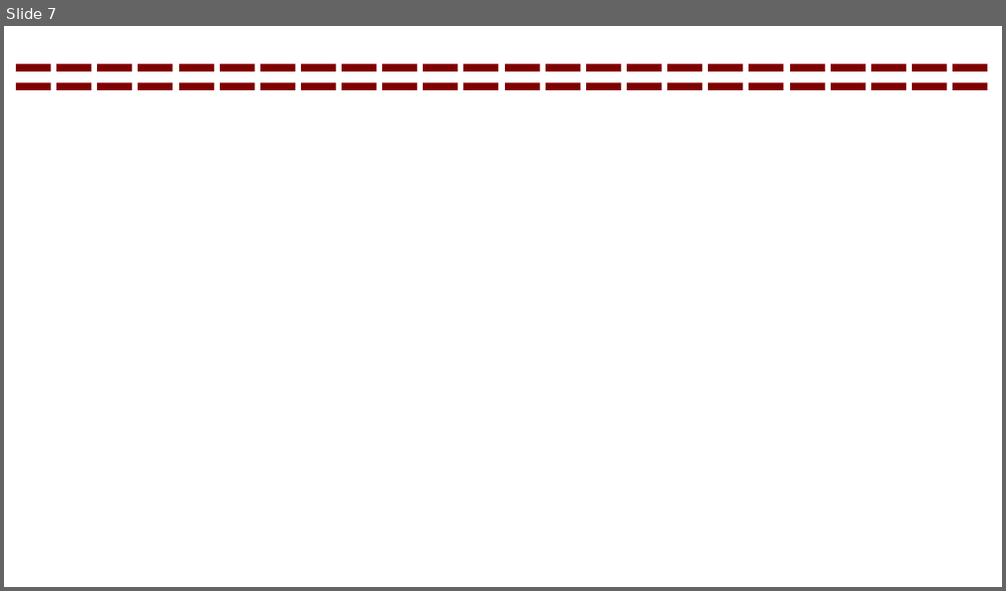
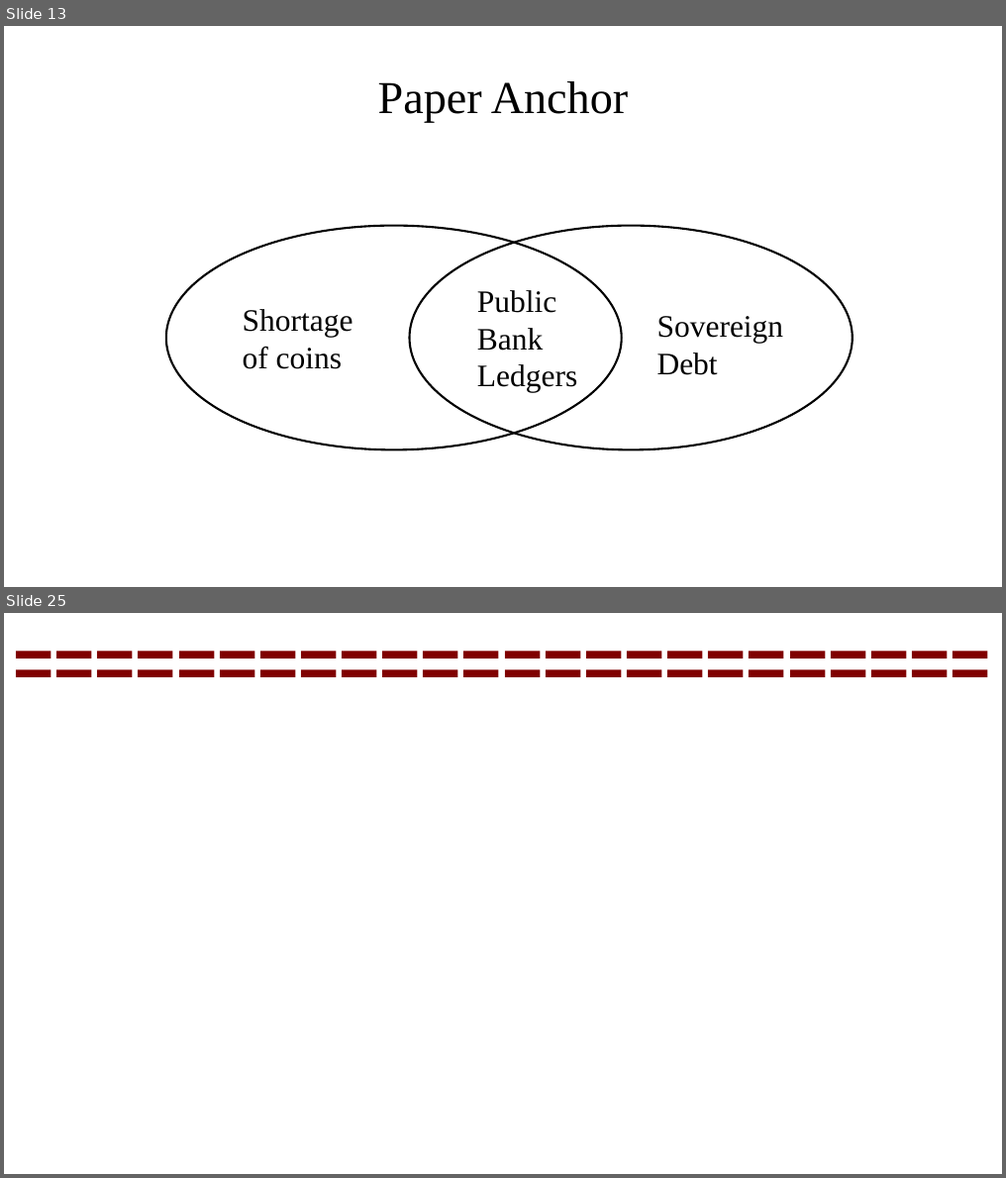
Before and after one commit to braddelong/public-files, a slide deck: future-of-fintech-conference-2020-10-19.pptx. Shown one above the other, each under a label of ours: slide 7 before the commit, slides 13 and 25 after it; the slides between them are not shown. The pictures are 1006x591 and 1006x1178 pixels, drawn with LibreOffice and Linux fonts; fonts in the diff are those of the drawing. Boxes give left, top, right and bottom in pixels: in the first picture for what was removed or moved away, otherwise in the second. Text is boxed around its words. In the diff, an @@ line names an element or a change of style, - is before the commit and + after.

```diff
--- a/future-of-fintech-conference-2020-10-19.pptx
+++ b/future-of-fintech-conference-2020-10-19.pptx
@@ slide 13 added at box(4, 26, 1002, 587), background #FFFFFF @@
@@ title added at box(378, 81, 628, 122), 88 pt, text #000000 @@
+Paper Anchor
@@ ellipse added at box(166, 225, 622, 450), outline #000000 4 pt @@
@@ ellipse added at box(409, 225, 851, 450), outline #000000 4 pt @@
@@ text added at box(477, 290, 577, 393), 60 pt, text #000000 @@
+Public Bank
+Ledgers
@@ text added at box(243, 309, 353, 370), 60 pt, text #000000 @@
+Shortage of coins
@@ text added at box(657, 316, 784, 375), 60 pt, text #000000 @@
+Sovereign
+Debt
@@ what was slide 7 is now slide 25 @@
```
Also in this commit, not shown: 2 slides changed, 17 other slides added, 1 other file.
